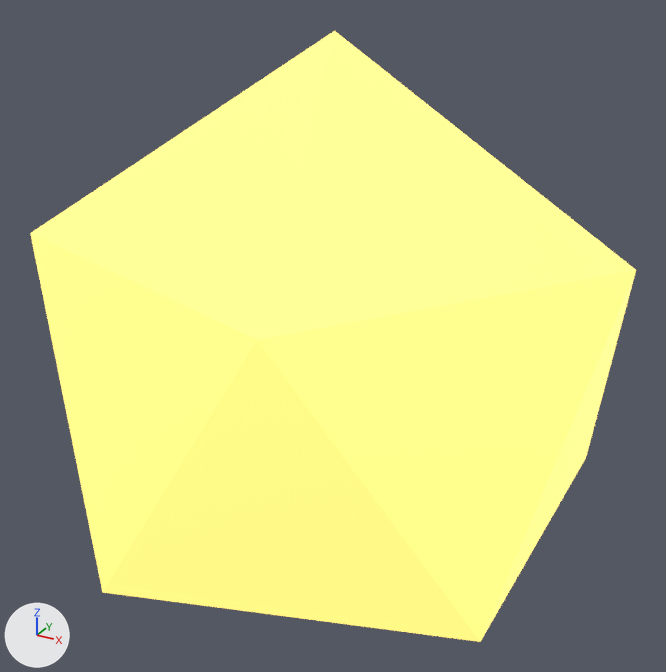
The glTF model src/episode2/assets/gold_nugget.glb as it was, and as the next commit left it.
Camera for both pictures: a 50 mm camera at (0.454, -0.83, 0.439) aimed at (-0.006, 0.007, 0.021). The lights are fixed; the arrows at lower left show +X, +Y and +Z. The older version comes first.

The older version as bpy lines, for what is in view:
```python
mat_nugget_gold = principled_material('Nugget_Gold')
mat_nugget_gold.base_color = (0.98, 0.78, 0.22)  # yellow #fde581
mat_nugget_gold.metallic = 1.0
mat_nugget_gold.roughness = 0.25
mat_nugget_gold.emission_color = (1.0, 0.758, 0.189)  # yellow #ffe278
mat_nugget_gold.emission_strength = 1.14
me_icosphere = bpy.data.meshes.new('Icosphere')
me_icosphere.from_pydata(...)  # an icosphere of 20 faces spanning x -0.313..0.313, y -0.298..0.298, z -0.35..0.35
me_icosphere.materials.append(mat_nugget_gold)  # yellow #fde581, glowing yellow #ffe278
ob_goldnugget = bpy.data.objects.new('GoldNugget', me_icosphere)
ob_goldnugget.location = (0.0, 0.0, 0.0)
```
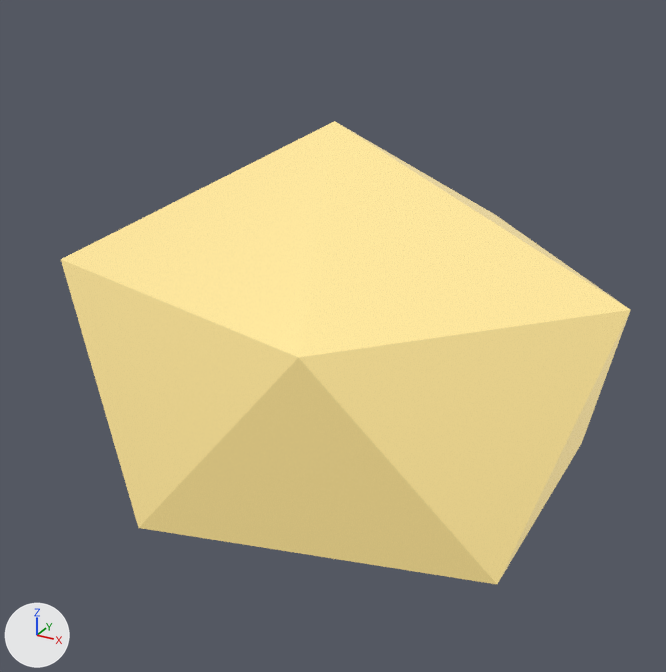
Location of each change, [x1, y1, x2, y2] in pixels of the pictures (666 x 672 px):
'GoldNugget', recoloured, rescaled (6% narrower, 24% shorter): before [30, 31, 636, 642]; after [61, 121, 630, 584]

The change, as a diff of the scene's bpy script:
```diff
--- a/src/episode2/assets/gold_nugget.glb.py
+++ b/src/episode2/assets/gold_nugget.glb.py
@@ mat_nugget_gold @@
 mat_nugget_gold.roughness = 0.25
-mat_nugget_gold.emission_color = (1.0, 0.758, 0.189)  # yellow #ffe278
+mat_nugget_gold.emission_color = (0.475, 0.37, 0.14)  # yellow #b7a469
 mat_nugget_gold.emission_strength = 1.14
@@ ob_goldnugget @@
 ob_goldnugget.location = (0.0, 0.0, 0.0)
+ob_goldnugget.scale = (1.0, 0.8, 0.75)
```
